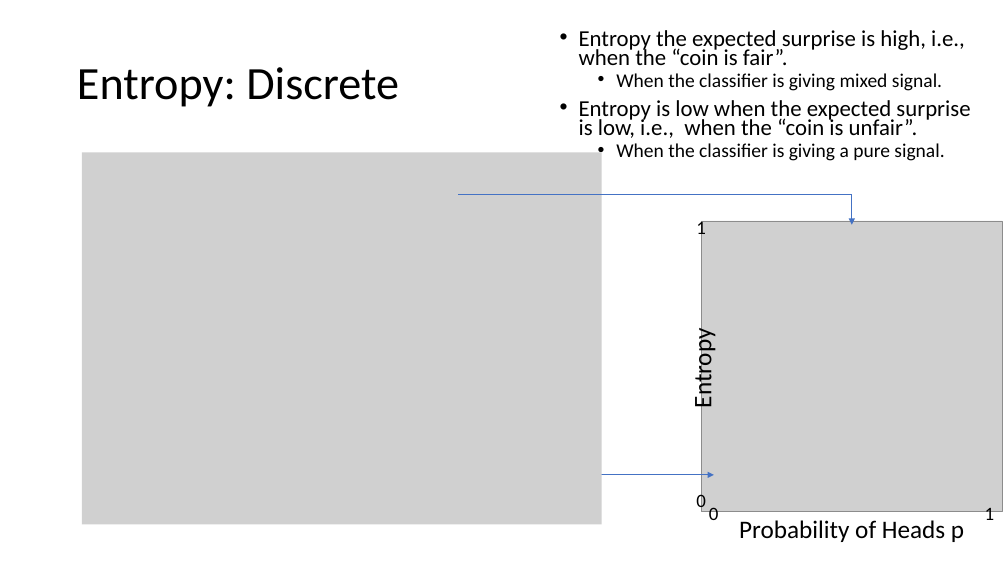
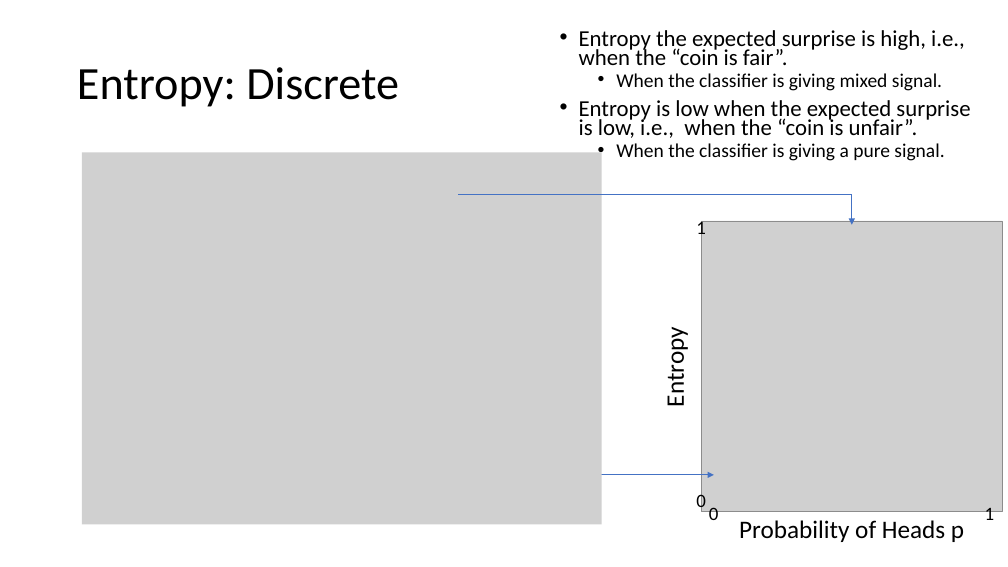
Before and after one commit to meenakshsundaram/AIML, a slide deck: slide 29 of DecisionTrees/DecisionTrees.pptx. Drawn at 1008x567 pixels with LibreOffice and Linux fonts; fonts in the diff are those of the drawing; grey boxes stand for pictures. Boxes give left, top, right and bottom in pixels: in the first picture for what was removed or moved away, otherwise in the second. Text is boxed around its words. In the diff, an @@ line names an element or a change of style, - is before the commit and + after.

Commit message:
Closed on Gini+Entropy

```diff
--- a/DecisionTrees/DecisionTrees.pptx
+++ b/DecisionTrees/DecisionTrees.pptx
@@ text "Entropy": place and size @@
-text "Entropy" at box(687, 336, 718, 406)
+text "Entropy" at box(660, 335, 691, 405)
```
Also in this commit, not shown: 7 other slides changed, 7 slides added, 4 slides removed.
